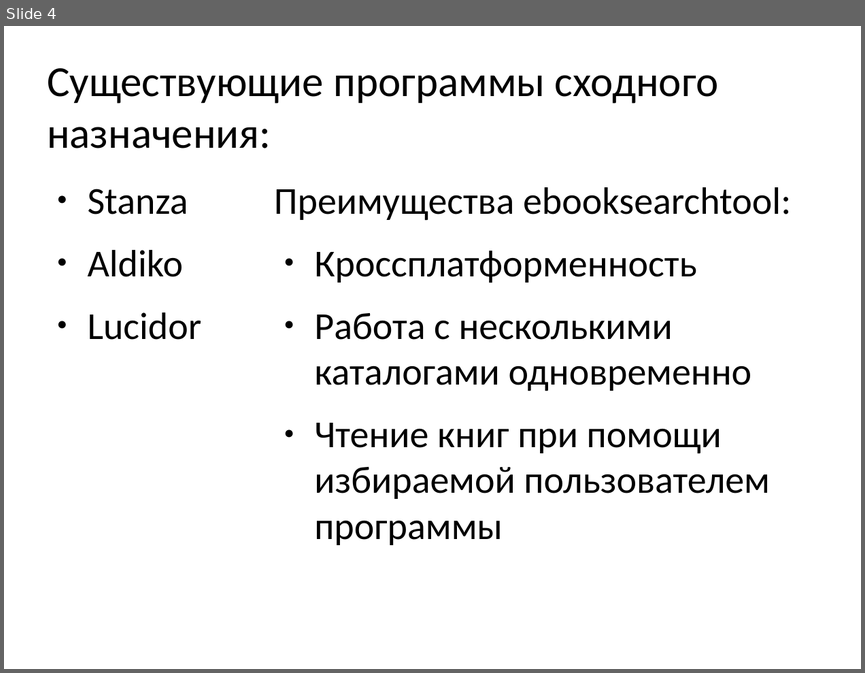
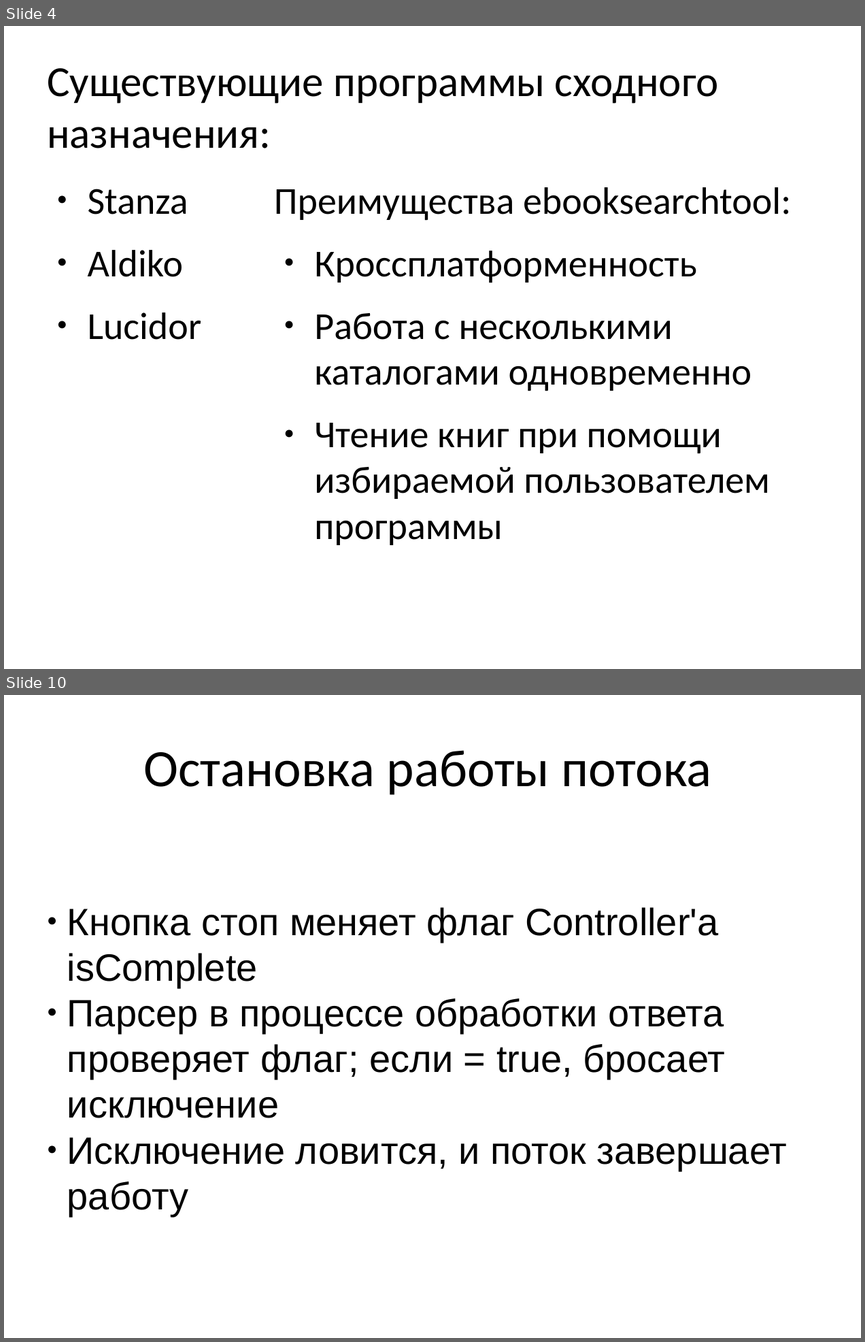
Before and after one commit to kropp/ebooksearchtool, a slide deck: client-java/Presentation.odp. Shown one above the other, each under a label of ours: slide 4 before the commit, slides 4 and 10 after it; the slides between them are not shown. The pictures are 865x673 and 865x1342 pixels, drawn with LibreOffice and Linux fonts; fonts in the diff are those of the drawing. Boxes give left, top, right and bottom in pixels: in the first picture for what was removed or moved away, otherwise in the second. Text is boxed around its words. In the diff, an @@ line names an element or a change of style, - is before the commit and + after.

```diff
--- a/client-java/Presentation.odp
+++ b/client-java/Presentation.odp
@@ slide 10 added at bbox=[4, 695, 861, 1338], background #FFFFFF @@
@@ title added at bbox=[143, 750, 712, 795], 44 pt, text #000000 @@
+Остановка работы потока
@@ subtitle added at bbox=[67, 907, 787, 1217], 32 pt, text #000000 @@
+● Кнопка стоп меняет флаг Controller'а isComplete
+● Парсер в процессе обработки ответа проверяет флаг; если = true, бросает исключение
+● Исключение ловится, и поток завершает работу
```
Also in this commit, not shown: 5 other slides added, 8 slides removed.
